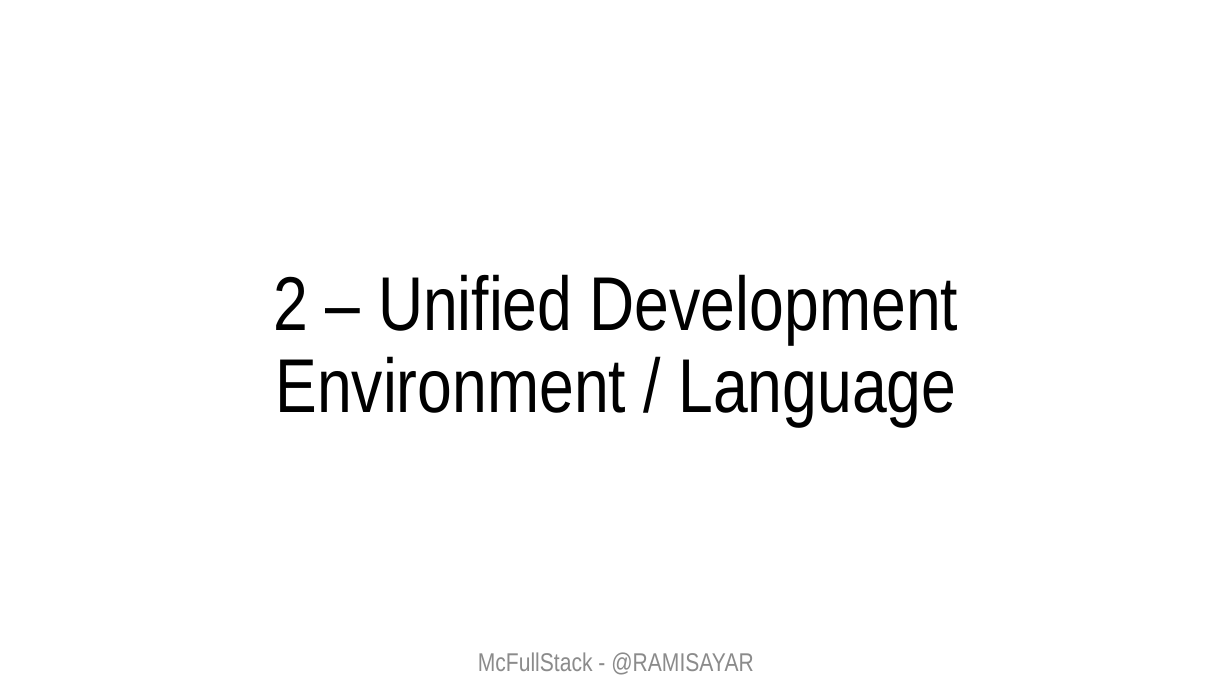
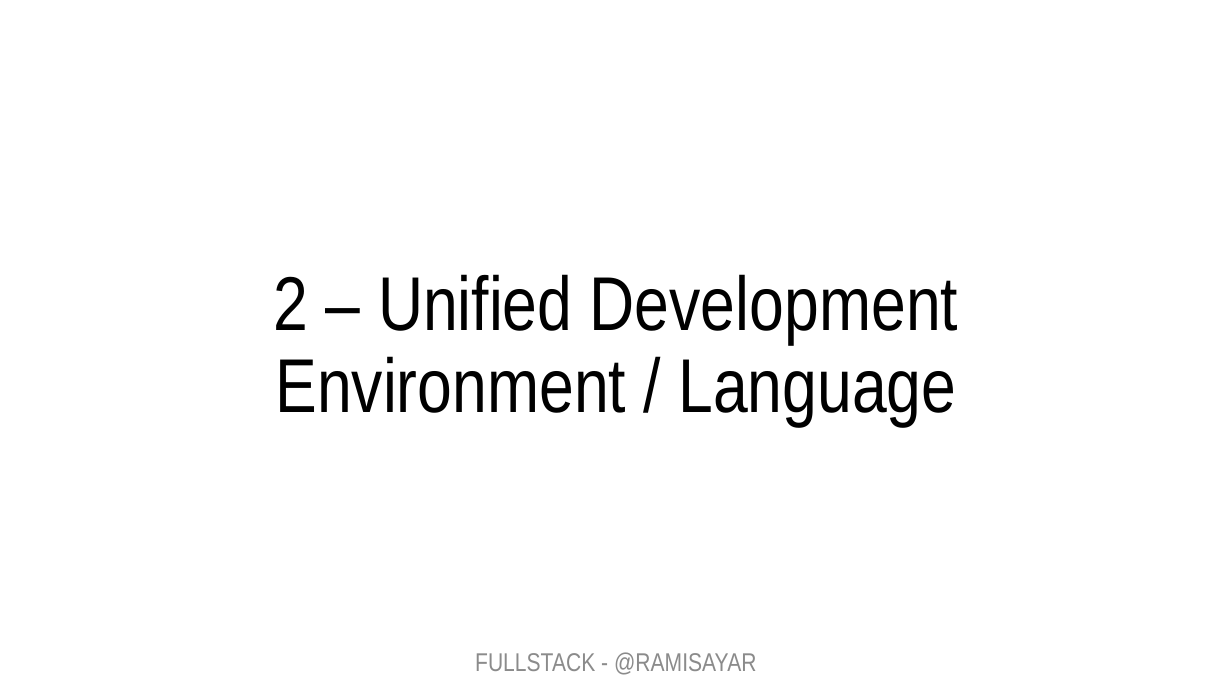
Before and after one commit to sayar/fullstack-training-kit, a slide deck: slide 5 of decks/2 - Building Backends with NodeJS.pptx. Drawn at 1232x693 pixels with LibreOffice and Linux fonts; fonts in the diff are those of the drawing. Boxes give left, top, right and bottom in pixels: in the first picture for what was removed or moved away, otherwise in the second. Text is boxed around its words. In the diff, an @@ line names an element or a change of style, - is before the commit and + after.

```diff
--- a/decks/2 - Building Backends with NodeJS.pptx
+++ b/decks/2 - Building Backends with NodeJS.pptx
@@ text at bbox=[475, 652, 756, 675]: text changed @@
-McFullStack - @RAMISAYAR
+FULLSTACK - @RAMISAYAR
```
Also in this commit, not shown: 43 other slides changed, 1 other file.
